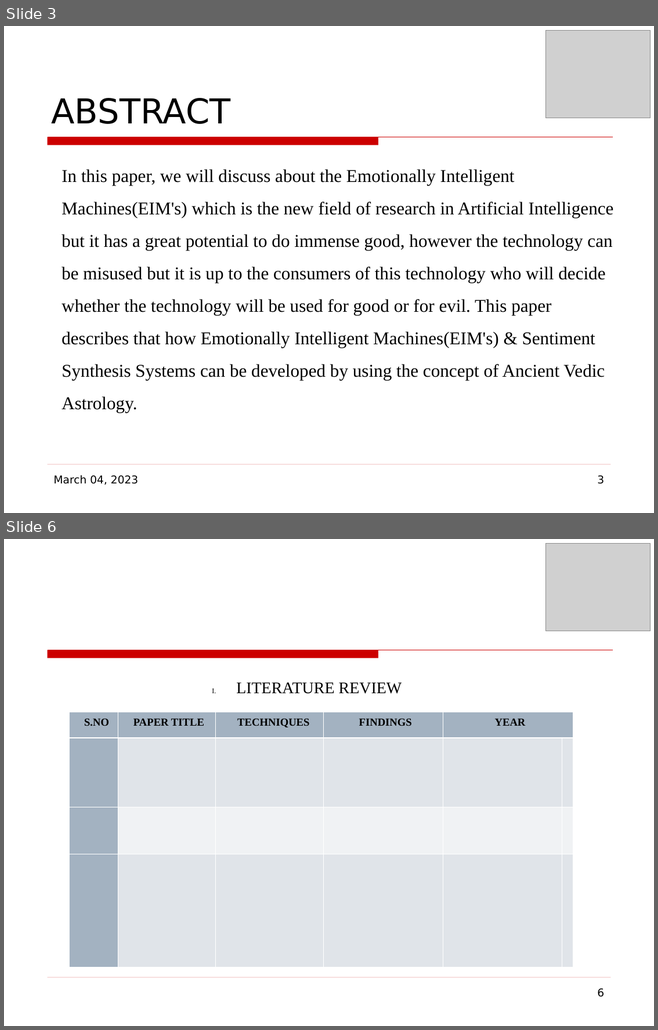
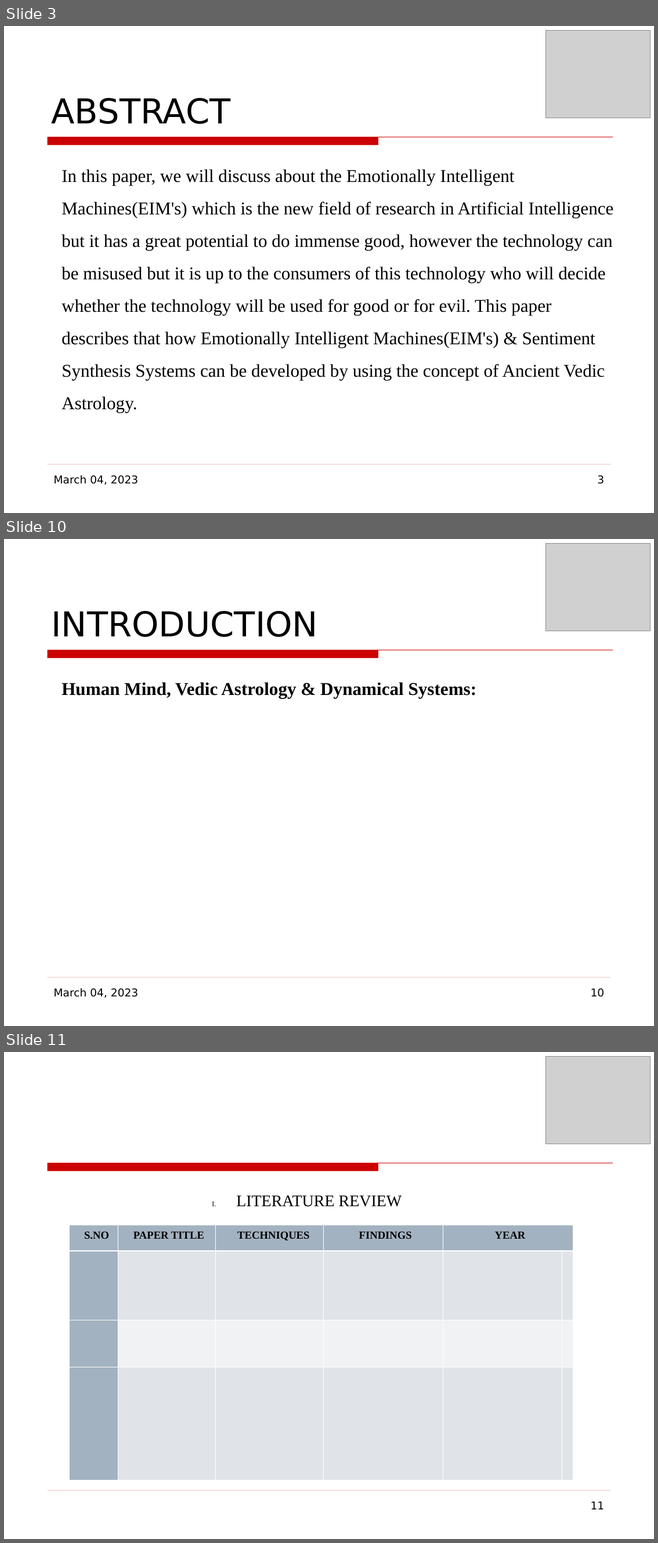
Before and after one commit to mohitlabs/Research, a slide deck: Emotionally Intelligent Machines(EIM's) & Sentiment Synthesis based on Ancient Vedic Astrology/Conference Paper.odp. Shown one above the other, each under a label of ours: slides 3 and 6 before the commit, slides 3, 10 and 11 after it; the slides between them are not shown. The pictures are 658x1030 and 658x1543 pixels, drawn with LibreOffice and Linux fonts; fonts in the diff are those of the drawing; grey boxes stand for pictures; background and template pictures are left out. Boxes give left, top, right and bottom in pixels: in the first picture for what was removed or moved away, otherwise in the second. Text is boxed around its words. In the diff, an @@ line names an element or a change of style, - is before the commit and + after.

```diff
--- a/Emotionally Intelligent Machines(EIM's) & Sentiment Synthesis based on Ancient Vedic Astrology/Conference Paper.odp
+++ b/Emotionally Intelligent Machines(EIM's) & Sentiment Synthesis based on Ancient Vedic Astrology/Conference Paper.odp
@@ slide 10 added at (x1=4, y1=539, x2=654, y2=1026), background picture (left out); not listed: 2 template elements that a slide beside it also shows @@
@@ picture added at (x1=545, y1=544, x2=650, y2=631) @@
@@ title added at (x1=52, y1=611, x2=318, y2=637), 38 pt, text #000000 @@
+INTRODUCTION
@@ text added at (x1=61, y1=682, x2=477, y2=699), 20 pt, text #000000, bold @@
+Human Mind, Vedic Astrology & Dynamical Systems:
@@ text added at (x1=54, y1=988, x2=138, y2=998), 12 pt, text #000000 @@
+March 04, 2023
@@ page number added at (x1=590, y1=988, x2=604, y2=997), 12 pt, text #000000 @@
+10
@@ what was slide 6 is now slide 11 @@
@@ page number at (x1=590, y1=1501, x2=604, y2=1510): text changed @@
-6
+11
```
Also in this commit, not shown: 2 slides changed, 4 other slides added, 1 other file.
